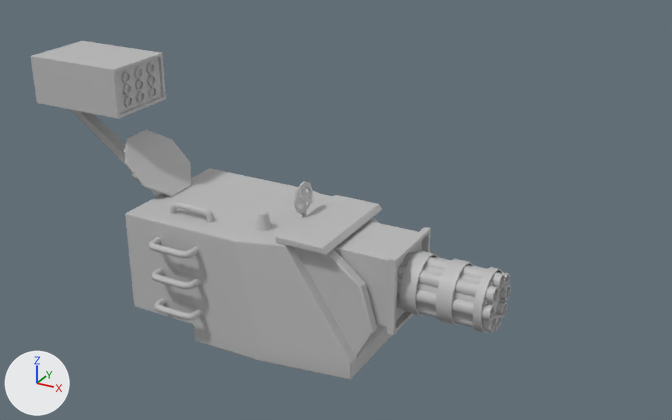
The FBX model Assets/Public/Models/Structures/MachineGunTurrets/Tier5MGTurret.fbx as it was, and as the next commit left it.
Both versions are drawn from a camera (50 mm lens) standing at (0.1909, -0.3124, 0.2528) and looking at (0.0103, 0.0161, 0.0886). Lighting does not change. The marker at lower left points along +X, +Y and +Z. Where no turn or scale is listed for an object, it has been applied to the vertices.

The scene before the commit, as lines of its bpy script (objects in view):
```python
me_mesh_002 = bpy.data.meshes.new('Mesh.002')
me_mesh_002.from_pydata(...)  # 4990 vertices, 9429 faces; spans x -0.129..0.055, y -0.039..0.07, z 0.034..0.148
me_mesh_002.materials.append(mat_lambert2sg2)  # grey #bcbcbc
me_mesh_003 = bpy.data.meshes.new('Mesh.003')
me_mesh_003.from_pydata(...)  # 1657 vertices, 3152 faces; spans x 0.0499..0.0927, y -0.013..0.013, z 0.0593..0.0854
me_mesh_003.materials.append(mat_lambert2sg2)  # grey #bcbcbc
ob_polysurface445 = bpy.data.objects.new('polySurface445', me_mesh_002)
ob_polysurface445.location = (0.0, 0.0, 0.0)
ob_polysurface465 = bpy.data.objects.new('polySurface465', me_mesh_003)
ob_polysurface465.location = (0.0, 0.0, 0.0)
```
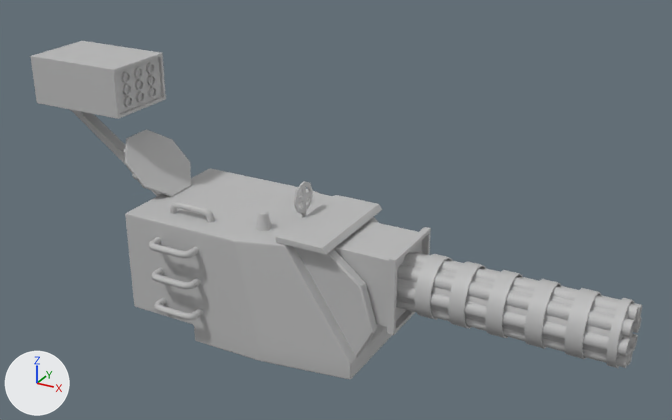
Where the change shows, as pixel boxes [x1, y1, x2, y2] in the pictures (672 x 420 px):
'polySurface520', added
    after: [396, 252, 642, 368]
'polySurface465', deleted
    before: [396, 250, 511, 333]

The change in detail:
Mesh me_mesh_002_1 is new.
It has 2233 vertices, 4304 faces and spans x 0.0469..0.1443, y -0.013..0.013, z 0.0593..0.0854.
It uses material mat_lambert2sg2 (grey #bcbcbc).
Object 'polySurface465' (ob_polysurface465) is deleted.
Object 'polySurface520' (ob_polysurface520) is new; it shows me_mesh_002_1.
Its location is (0.0, 0.0, 0.0).
